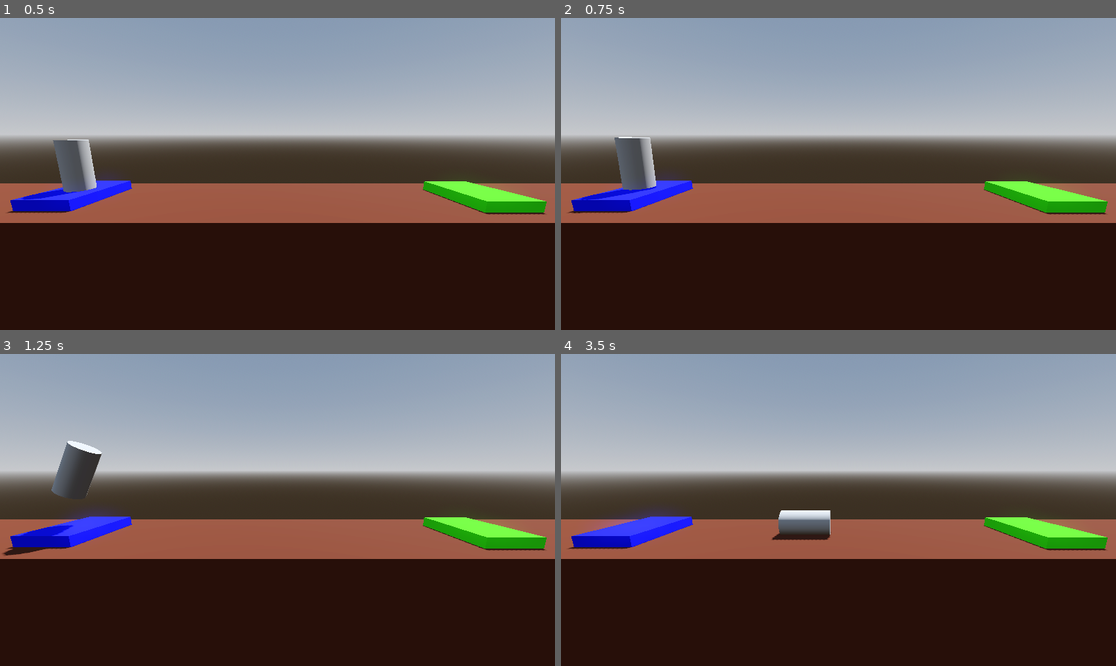
Above: before the commit, frames 1-4 (two rows, left to right).
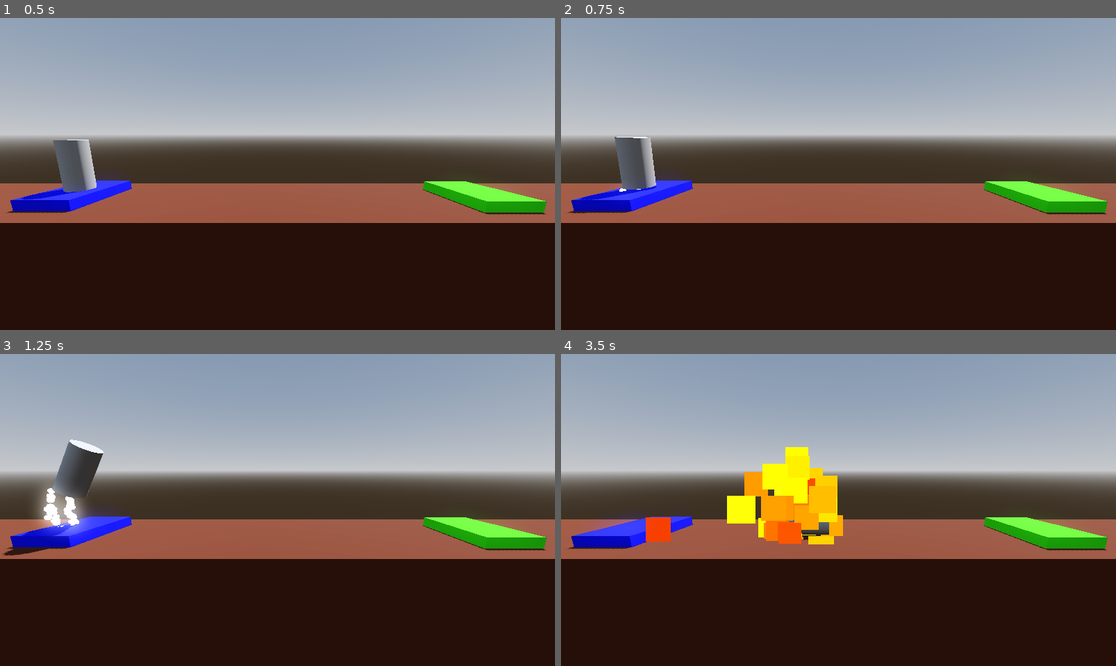
Above: after the commit, the same moments.

Repository: ko222uky/godot-project-boost
Game: Godot game, scene res://Level/level.tscn
Two runs of this game, one before a commit and one after it. Both use one fixed random seed, a clock stepped at 60 frames per second and the inputs below. This scene is started directly instead of the project's main scene.
Inputs:
- Up to frame 1 (0.5 s): no input
- Up to frame 2 (0.75 s): tap Enter at 0.5 s; hold D (rotate_right) from 0.53 s (still down); hold Space (boost) from 0.53 s (still down)
- Up to frame 3 (1.25 s): keep holding D (rotate_right); keep holding Space (boost)
- Up to frame 4 (3.5 s): release D (rotate_right) at 1.28 s; release Space (boost) at 1.28 s; hold Down (ui_down) 1.28-2.03 s; tap Space (boost) at 1.35, 2.85 s; hold D (rotate_right) 2.03-2.78 s; hold Space (boost) 2.03-2.78 s; hold Alt (small_thrust) from 2.78 s (still down)

Frame 1 is identical in both runs. In frame 2, less than 0.1% of the frame differs, in the area x 3-18%, y 38-63%; in frame 3, 1.3%; in frame 4, 4.6%, in the area x 14-51%, y 29-62%.

Commit message:
Completed 24. One Shot Particles

Diff:
--- a/Level/level.tscn
+++ b/Level/level.tscn
@@ -54,3 +54,5 @@
 
 [node name="Player" parent="." instance=ExtResource("3_8vd84")]
 transform = Transform3D(1, 0, 0, 0, 1, 0, 0, 0, 1, -8.158, 1.4, 0.044)
+
+[node name="AudioStreamPlayer" type="AudioStreamPlayer" parent="."]
--- /dev/null
+++ b/Particles/booster_particles.tscn
@@ -0,0 +1,36 @@
+[gd_scene load_steps=6 format=3 uid="uid://ux6ivcx1ovdp"]
+
+[sub_resource type="Curve" id="Curve_w7ove"]
+_data = [Vector2(0, 1), 0.0, 1.40451, 0, 0, Vector2(1, 0), -2.21649, 0.0, 0, 0]
+point_count = 2
+
+[sub_resource type="CurveTexture" id="CurveTexture_0capg"]
+curve = SubResource("Curve_w7ove")
+
+[sub_resource type="ParticleProcessMaterial" id="ParticleProcessMaterial_fgg2i"]
+direction = Vector3(0, -1, 0)
+spread = 15.0
+initial_velocity_min = 2.0
+initial_velocity_max = 4.0
+gravity = Vector3(0, 0, 0)
+damping_min = 9.0
+damping_max = 9.0
+scale_curve = SubResource("CurveTexture_0capg")
+
+[sub_resource type="StandardMaterial3D" id="StandardMaterial3D_6pwbh"]
+emission_enabled = true
+emission = Color(1, 1, 1, 1)
+emission_energy_multiplier = 2.0
+
+[sub_resource type="SphereMesh" id="SphereMesh_atjxn"]
+material = SubResource("StandardMaterial3D_6pwbh")
+radius = 0.1
+height = 0.2
+radial_segments = 32
+rings = 16
+
+[node name="BoosterParticles" type="GPUParticles3D"]
+amount = 32
+lifetime = 0.5
+process_material = SubResource("ParticleProcessMaterial_fgg2i")
+draw_pass_1 = SubResource("SphereMesh_atjxn")
--- /dev/null
+++ b/Particles/explosion_particles.tscn
@@ -0,0 +1,59 @@
+[gd_scene load_steps=10 format=3 uid="uid://dcecb8hw7dbrv"]
+
+[sub_resource type="Gradient" id="Gradient_lkolc"]
+offsets = PackedFloat32Array(0.201923, 0.413462, 0.586538, 0.740385, 0.903846)
+colors = PackedColorArray(1, 1, 1, 1, 1, 1, 0, 1, 1, 0.294118, 0, 1, 0.776471, 0, 0, 1, 0, 0, 0, 1)
+
+[sub_resource type="GradientTexture1D" id="GradientTexture1D_u3rij"]
+gradient = SubResource("Gradient_lkolc")
+
+[sub_resource type="Curve" id="Curve_cv3ok"]
+max_value = 100.0
+_data = [Vector2(0, 1), 0.0, 146.581, 0, 0, Vector2(1, 100), 413.249, 0.0, 0, 0]
+point_count = 2
+
+[sub_resource type="CurveTexture" id="CurveTexture_mygan"]
+curve = SubResource("Curve_cv3ok")
+
+[sub_resource type="Curve" id="Curve_qubh3"]
+_data = [Vector2(0, 0.530249), 0.0, 2.25724, 0, 0, Vector2(1, 0), -2.97204, 0.0, 0, 0]
+point_count = 2
+
+[sub_resource type="CurveTexture" id="CurveTexture_5bhb0"]
+curve = SubResource("Curve_qubh3")
+
+[sub_resource type="ParticleProcessMaterial" id="ParticleProcessMaterial_1onfr"]
+direction = Vector3(0, 1, 0)
+spread = 180.0
+gravity = Vector3(0, 0, 0)
+initial_velocity_min = 6.0
+initial_velocity_max = 16.0
+damping_max = 3.0
+damping_curve = SubResource("CurveTexture_mygan")
+scale_curve = SubResource("CurveTexture_5bhb0")
+color_ramp = SubResource("GradientTexture1D_u3rij")
+turbulence_enabled = true
+turbulence_noise_scale = 1.0
+turbulence_noise_speed_random = 4.0
+
+[sub_resource type="StandardMaterial3D" id="StandardMaterial3D_5wvwh"]
+shading_mode = 0
+vertex_color_use_as_albedo = true
+disable_receive_shadows = true
+billboard_mode = 3
+billboard_keep_scale = true
+particles_anim_h_frames = 1
+particles_anim_v_frames = 1
+particles_anim_loop = false
+
+[sub_resource type="QuadMesh" id="QuadMesh_gb05o"]
+material = SubResource("StandardMaterial3D_5wvwh")
+
+[node name="ExplosionParticles" type="GPUParticles3D"]
+cast_shadow = 0
+emitting = false
+amount = 64
+one_shot = true
+explosiveness = 0.75
+process_material = SubResource("ParticleProcessMaterial_1onfr")
+draw_pass_1 = SubResource("QuadMesh_gb05o")
--- /dev/null
+++ b/Particles/success_particles.tscn
@@ -0,0 +1,53 @@
+[gd_scene load_steps=8 format=3 uid="uid://jfwajmrh6ca7"]
+
+[sub_resource type="StandardMaterial3D" id="StandardMaterial3D_5wvwh"]
+shading_mode = 0
+vertex_color_use_as_albedo = true
+disable_receive_shadows = true
+billboard_mode = 3
+billboard_keep_scale = true
+particles_anim_h_frames = 1
+particles_anim_v_frames = 1
+particles_anim_loop = false
+
+[sub_resource type="Curve" id="Curve_qubh3"]
+_data = [Vector2(0, 0.530249), 0.0, 2.25724, 0, 0, Vector2(1, 0), -2.97204, 0.0, 0, 0]
+point_count = 2
+
+[sub_resource type="CurveTexture" id="CurveTexture_oh0x3"]
+curve = SubResource("Curve_qubh3")
+
+[sub_resource type="Curve" id="Curve_uupei"]
+_data = [Vector2(0, 0.5), 0.0, 2.46667, 0, 1, Vector2(0.202703, 1), 0.0, 0.0, 0, 0, Vector2(0.371622, 0.00355875), 0.0, 0.0, 0, 0, Vector2(0.554054, 1), 0.0, 0.0, 0, 0, Vector2(0.777027, 0), 0.0, 0.0, 0, 0, Vector2(0.885135, 1), 0.0, 0.0, 0, 0, Vector2(1, 0.5), -4.35294, 0.0, 1, 0]
+point_count = 7
+
+[sub_resource type="CurveTexture" id="CurveTexture_68duu"]
+curve = SubResource("Curve_uupei")
+
+[sub_resource type="ParticleProcessMaterial" id="ParticleProcessMaterial_2ssod"]
+direction = Vector3(0, 1, 0)
+spread = 180.0
+gravity = Vector3(0, 0, 0)
+initial_velocity_min = 3.0
+initial_velocity_max = 12.0
+damping_min = 2.0
+damping_max = 4.0
+scale_curve = SubResource("CurveTexture_oh0x3")
+hue_variation_min = -1.0
+hue_variation_max = 1.0
+turbulence_enabled = true
+turbulence_noise_scale = 4.0
+turbulence_influence_max = 0.3
+turbulence_influence_over_life = SubResource("CurveTexture_68duu")
+
+[sub_resource type="SphereMesh" id="SphereMesh_lkpya"]
+
+[node name="SuccessParticles" type="GPUParticles3D"]
+material_override = SubResource("StandardMaterial3D_5wvwh")
+cast_shadow = 0
+emitting = false
+amount = 48
+one_shot = true
+explosiveness = 0.5
+process_material = SubResource("ParticleProcessMaterial_2ssod")
+draw_pass_1 = SubResource("SphereMesh_lkpya")
--- a/Player.gd
+++ b/Player.gd
@@ -16,9 +16,17 @@
 @onready var engine_thrust_audio: AudioStreamPlayer3D = $EngineThrustAudio
 @onready var small_engine_thrust_audio: AudioStreamPlayer3D = $SmallEngineThrustAudio
 
+# Particle effects here
+@onready var booster_particles: GPUParticles3D = $BoosterParticles
+@onready var small_booster_particles: GPUParticles3D = $SmallBoosterParticles
+@onready var booster_particles_right: GPUParticles3D = $BoosterParticlesRight
+@onready var booster_particles_left: GPUParticles3D = $BoosterParticlesLeft
+
+@onready var explosion_particles: GPUParticles3D = $ExplosionParticles
+@onready var success_particles: GPUParticles3D = $SuccessParticles
 
 # Called every frame. 'delta' is the elapsed time since the previous frame.
-func _process(delta: float) -> void:
+func _physics_process(delta: float) -> void: # the physics process runs frame ticks, or updates, at a fixed rate
 
 	#  print(basis.x) prints local rotation vector, which itself has an x,y and z component.
 	#  print(basis.y.y) prints y-component of Y basis vector
@@ -26,24 +34,33 @@
 	# basic player movement
 	if Input.is_action_pressed("boost"): # input action is spacebar or enter
 		apply_central_force(basis.y * delta * thrust)
+		booster_particles.emitting = true
 		if engine_thrust_audio.playing == false: # to prevent audio from restarting every frame
 				engine_thrust_audio.play()
 	else: # to stop audio when we release the input mapping "boost" i.e. spacebar and 'w'
+		booster_particles.emitting = false
 		engine_thrust_audio.stop()
 
 	if Input.is_action_pressed("small_thrust"): # input action is spacebar or enter
 		apply_central_force(basis.y * delta * thrust * 0.55)
+		small_booster_particles.emitting = true
 		if small_engine_thrust_audio.playing == false:
 			small_engine_thrust_audio.play()
 	else: # to stop audio when we release the input mapping "small_thrust" i.e. alt
+		small_booster_particles.emitting = false
 		small_engine_thrust_audio.stop()
 
 	if Input.is_action_pressed("rotate_left"):
 		apply_torque(Vector3(0.0, 0.0, torque) * delta) # use constructor to instantiate new Vector3 object
+		booster_particles_right.emitting = true
+	else:
+		booster_particles_right.emitting = false
 
 	if Input.is_action_pressed("rotate_right"):
 		apply_torque(Vector3(0.0, 0.0, -torque) * delta)
-
+		booster_particles_left.emitting = true
+	else:
+		booster_particles_left.emitting = false
 
 # connecting signal to method
 func _on_body_entered(body: Node) -> void:
@@ -55,8 +72,9 @@
 
 func crash_sequence() -> void:
 	print("KABOOM!")
+	explosion_particles.emitting = true
 	explosion_audio.play() # play audio attached to our audio node
-	set_process(false) # stops calling the _process function, to prevent calling multiple crash_sequence()
+	set_physics_process(false) # stops calling the _process function, to prevent calling multiple crash_sequence()
 	is_transitioning = true
 	var tween = create_tween()
 	tween.tween_interval(3.0) # passes a float (in seconds), how long we wait
@@ -65,8 +83,9 @@
 
 func complete_level(next_level_file: String) -> void:
 	print("Safe landing! Level complete!")
+	success_particles.emitting = true
 	success_audio.play()
-	set_process(false)
+	set_physics_process(false)
 	is_transitioning = true
 	var tween = create_tween()
 	tween.tween_interval(3.0)
--- a/player.tscn
+++ b/player.tscn
@@ -1,9 +1,12 @@
-[gd_scene load_steps=7 format=3 uid="uid://b124pt35jypx7"]
+[gd_scene load_steps=10 format=3 uid="uid://b124pt35jypx7"]
 
 [ext_resource type="Script" path="res://Player.gd" id="1_70vfm"]
 [ext_resource type="AudioStream" uid="uid://cpcdd2fvspvkx" path="res://Audio/SFX - Death Explosion.ogg" id="2_tts7m"]
 [ext_resource type="AudioStream" uid="uid://cvxfnud6sbkcu" path="res://Audio/SFX - Success.ogg" id="3_jcqcm"]
 [ext_resource type="AudioStream" uid="uid://1jpfgmp1caf" path="res://Audio/SFX - Main engine thrust.ogg" id="4_w17f3"]
+[ext_resource type="PackedScene" uid="uid://ux6ivcx1ovdp" path="res://Particles/booster_particles.tscn" id="5_d3cjt"]
+[ext_resource type="PackedScene" path="res://Particles/explosion_particles.tscn" id="6_oxqfa"]
+[ext_resource type="PackedScene" path="res://Particles/success_particles.tscn" id="7_eh3wm"]
 
 [sub_resource type="CylinderMesh" id="CylinderMesh_uoun5"]
 
@@ -39,4 +42,21 @@
 volume_db = -7.207
 pitch_scale = 0.5
 
+[node name="BoosterParticles" parent="." instance=ExtResource("5_d3cjt")]
+transform = Transform3D(1, 0, 0, 0, 1, 0, 0, 0, 1, 0, -1, 0)
+
+[node name="BoosterParticlesRight" parent="." instance=ExtResource("5_d3cjt")]
+transform = Transform3D(1, 0, 0, 0, 1, 0, 0, 0, 1, 0.4, -1, 0.325)
+
+[node name="BoosterParticlesLeft" parent="." instance=ExtResource("5_d3cjt")]
+transform = Transform3D(1, 0, 0, 0, 1, 0, 0, 0, 1, -0.4, -1, 0.325)
+
+[node name="SmallBoosterParticles" parent="." instance=ExtResource("5_d3cjt")]
+transform = Transform3D(1, 0, 0, 0, 1, 0, 0, 0, 1, 0, -0.91126, 0)
+amount = 4
+
+[node name="ExplosionParticles" parent="." instance=ExtResource("6_oxqfa")]
+
+[node name="SuccessParticles" parent="." instance=ExtResource("7_eh3wm")]
+
 [connection signal="body_entered" from="." to="." method="_on_body_entered"]
